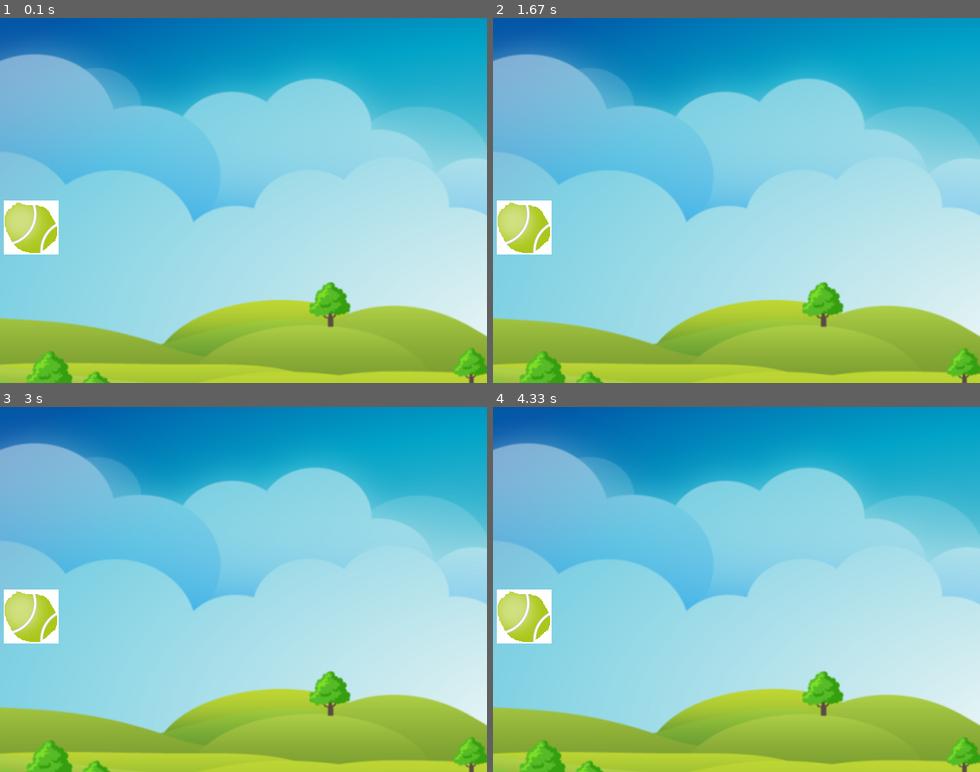
Above: before the commit, frames 1-4 (two rows, left to right).
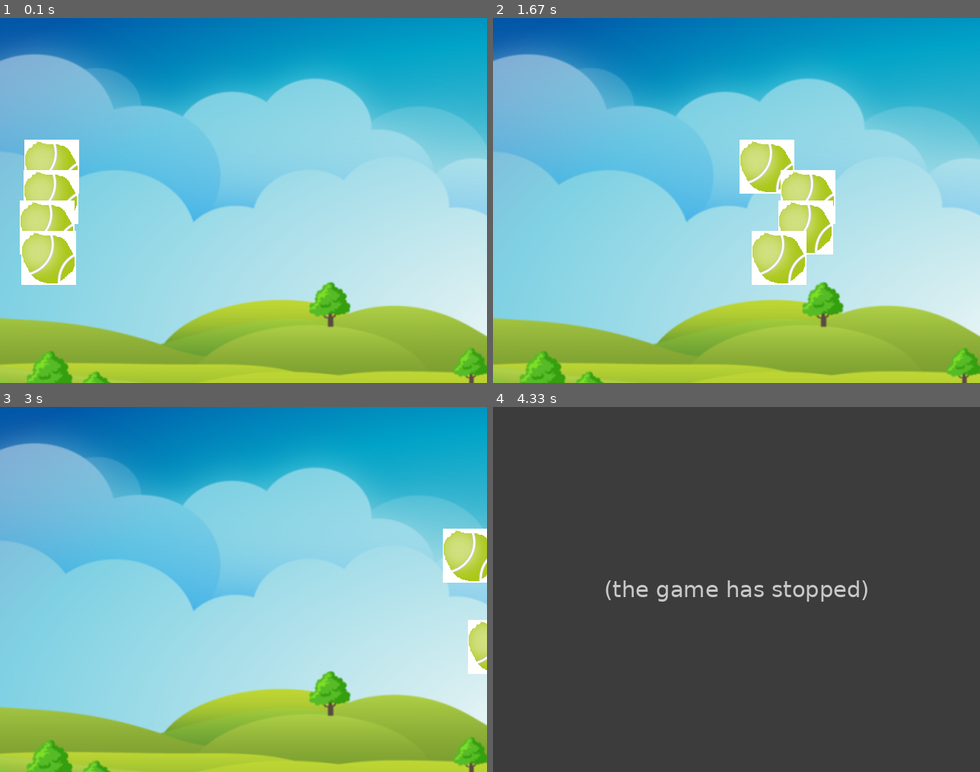
Above: after the commit, the same moments.

Repository: MartinConde90/pygameTurtleRace
Game: pygame game, started from main.py
Two runs of this game, one before a commit and one after it. Both use one fixed random seed, a clock stepped at 60 frames per second and the inputs below.
Inputs:
- Up to frame 1 (0.1 s): no input
- Up to frame 2 (1.67 s): no input
- Up to frame 3 (3 s): no input
- Up to frame 4 (4.33 s): no input

The runs differ from the first frame. In frame 1, 4.8% of the frame differs, in the area x 0-17%, y 33-74%; in frame 2, 7.1%; in frame 3, 3.6%; in frame 4, 100%, in the area x 0-100%, y 0-100%.
After the commit the program exited at 3.2 s; later frames show no game.

Commit message:
carrera pygameTortugas

Diff:
--- a/main.py
+++ b/main.py
@@ -1,11 +1,16 @@
 import pygame, sys
 import random
 
+
 class Runner():
-    def __init__(self, x=0, y=0):
-        self.custome = pygame.image.load("images/snow1.png")
-        self.position = (x, y)
-        self.name = 'Tortuga'
+    __customes =('snow1', 'fish', 'prawn', 'moray', 'octopus')
+
+
+    def __init__(self, x=0, y=0, custome= 'snow1'):
+
+        self.custome = pygame.image.load("images/{}.png".format(custome))
+        self.position = [x, y]
+        self.name = custome
 
     def avanzar(self):
         self.position[0] += random.randint(1, 6)
@@ -14,7 +19,9 @@
 
 class Game():
      runners = []
-     __startLine = 5
+     __posY = (160, 200, 240, 280)
+     __names = ('Speedy', 'Lucera', 'Alonso', 'Torcuata')
+     __startLine = -5
      __finishLine = 620
 
      def __init__(self):
@@ -22,19 +29,30 @@
          self.__background = pygame.image.load('images/background.png')
          pygame.display.set_caption('Carrera de bichos')
 
-         firstRunner = Runner(self.__startLine,240)
-         firstRunner.name = 'Speedy'
-         self.runners.append(firstRunner)
+         for i in range(4):
+             theRunner = Runner(self.__startLine,self.__posY[i])
+             theRunner.name = self.__names[i]
+             self.runners.append(theRunner)
 
-     def competir(self):
+     def competir(self):# lo que hace es escuchar a ver si el jugador hace algo
          gameOver = False
          while not gameOver:
              for event in pygame.event.get(): # recorrer donde almacena los eventos
                  if event.type == pygame.QUIT: #cerrar pantalla
                     gameOver = True
 
+             for activeRunner in self.runners:
+                 activeRunner.avanzar()
+
+             if self.runners[0].position[0] >= self.__finishLine:
+                 print('{} ha ganado'.format(self.runners[0].name))
+                 gameOver = True
+
              self.__screen.blit(self.__background, (0, 0))  #una vez proceses los eventos en la pantalla, me mueves lo que tengas(), a donde te diga
-             self.__screen.blit(self.runners[0].custome, self.runners[0].position)
+
+
+             for runner in self.runners:
+                 self.__screen.blit(runner.custome, runner.position)
 
              pygame.display.flip() #refresca la pantalla
 
